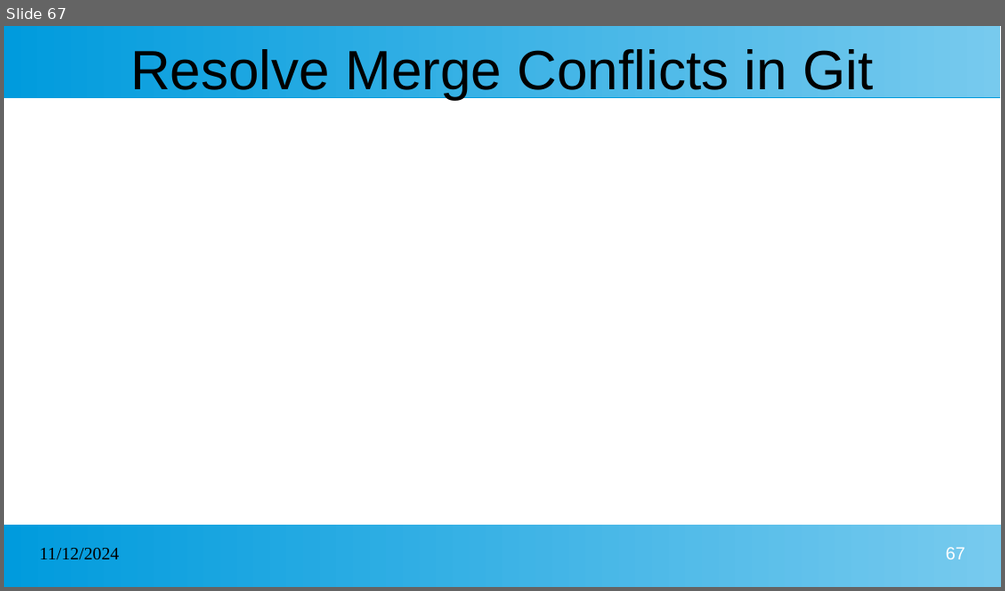
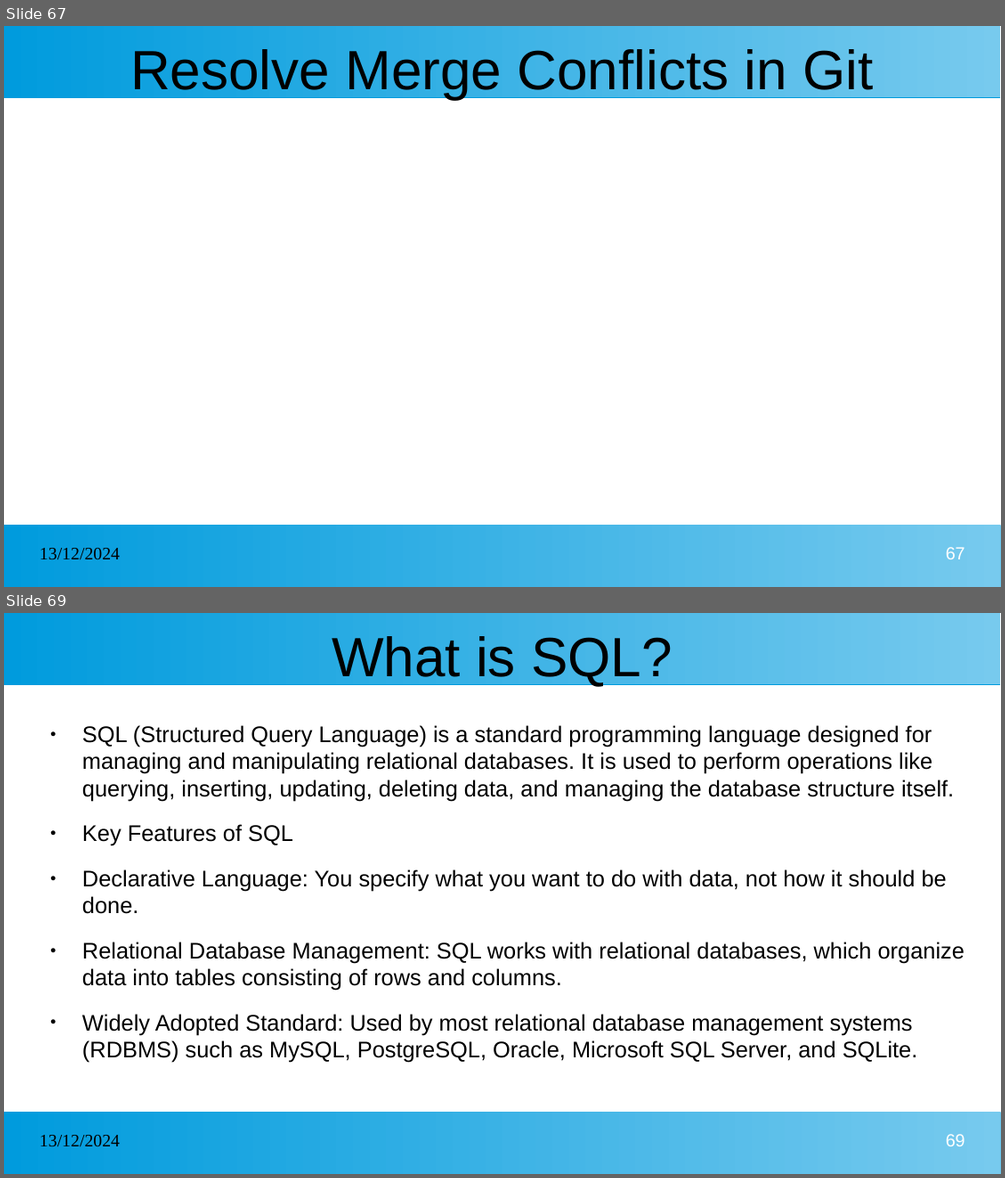
Before and after one commit to kcharankumar/MLA_Java_Arya, a slide deck: MLA Java Arya 1st week.pptx. Shown one above the other, each under a label of ours: slide 67 before the commit, slides 67 and 69 after it; the slides between them are not shown. The pictures are 1005x591 and 1005x1178 pixels, drawn with LibreOffice and Linux fonts; fonts in the diff are those of the drawing. Boxes give left, top, right and bottom in pixels: in the first picture for what was removed or moved away, otherwise in the second. Text is boxed around its words. In the diff, an @@ line names an element or a change of style, - is before the commit and + after.

```diff
--- a/MLA Java Arya 1st week.pptx
+++ b/MLA Java Arya 1st week.pptx
@@ slide 69 added at bbox=[4, 613, 1001, 1174], background #FFFFFF; not listed: 2 template elements that a slide beside it also shows @@
@@ title added at bbox=[332, 636, 672, 686], 44 pt, text #000000 @@
+What is SQL?
@@ text added at bbox=[82, 725, 964, 1062], 18 pt, text #000000 @@
+● SQL (Structured Query Language) is a standard programming language designed for managing and manipulating relational databases. It is used to perform operations like querying, inserting, updating, deleting data, and managing the database structure itself.
+● Key Features of SQL
+● Declarative Language: You specify what you want to do with data, not how it should be done.
+● Relational Database Management: SQL works with relational databases, which organize data into tables consisting of rows and columns.
+● Widely Adopted Standard: Used by most relational database management systems (RDBMS) such as MySQL, PostgreSQL, Oracle, Microsoft SQL Server, and SQLite.
@@ text added at bbox=[40, 1135, 120, 1147], 14 pt, text #000000 @@
+13/12/2024
@@ page number added at bbox=[946, 1134, 965, 1146], 14 pt, text #FFFFFF @@
+69
@@ slide 67 changed as well @@
@@ text at bbox=[40, 548, 120, 560]: text changed @@
-11/12/2024
+13/12/2024
```
Also in this commit, not shown: 66 other slides changed, 38 other slides added.
